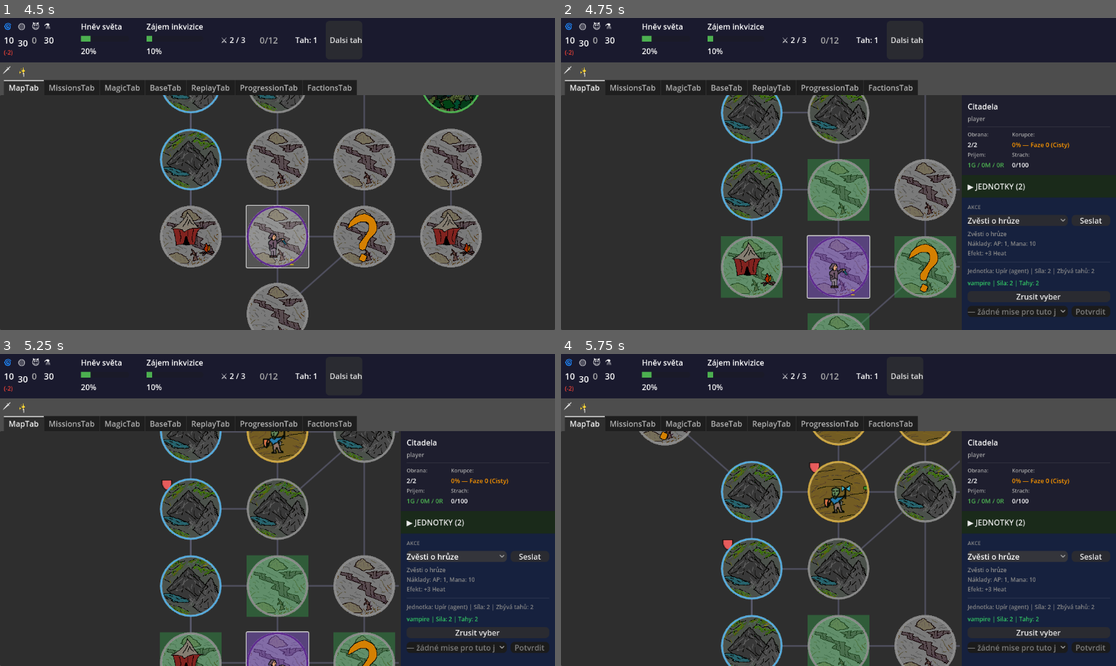
Above: before the commit, frames 1-4 (two rows, left to right).
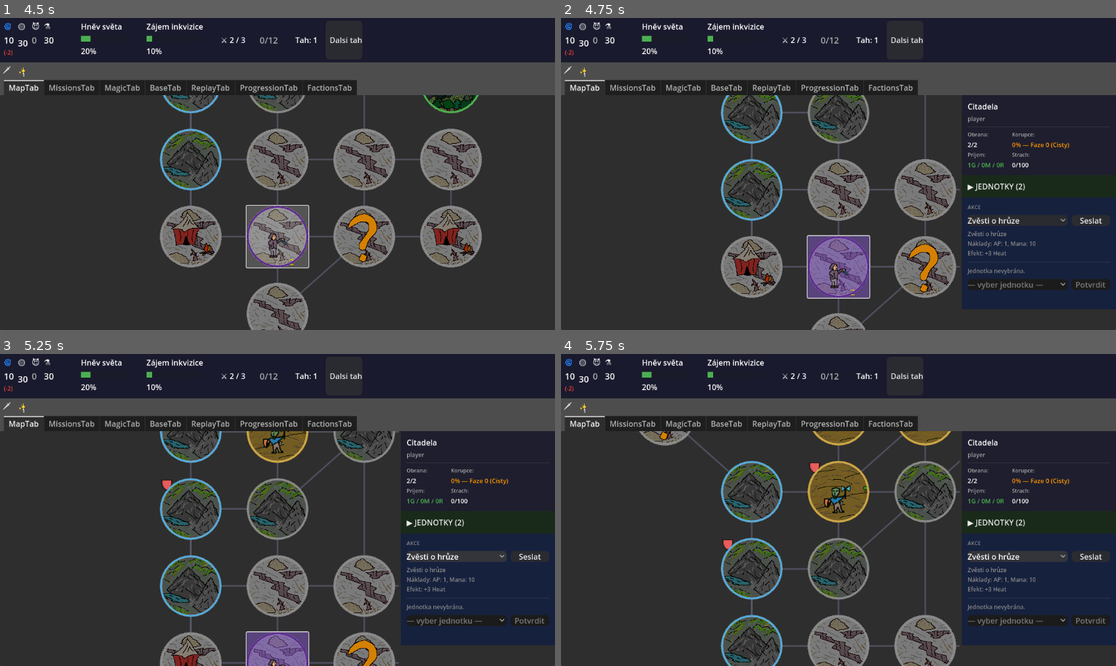
Above: after the commit, the same moments.

Repository: HannibalCZ/dark-lord
Game: Godot game, scene res://scenes/Main.tscn
Two runs of this game, one before a commit and one after it. Both use one fixed random seed, a clock stepped at 60 frames per second and the inputs below.
Inputs (mouse positions are in pixels of both pictures, inside the frame that each line leads up to):
- Up to frame 1 (4.5 s): click "Dalsi tah" at 0.5 s; click "🗡" at 1.25 s; click "✨" at 2 s; click (188, 58) at 2.77 s; click "Rozumim" at 3.5 s; tap Enter at 4.25 s; move the mouse to (249, 236) at 4.27 s; hold W from 4.28 s (still down); click (249, 236) at 4.42 s
- Up to frame 2 (4.75 s): keep holding W
- Up to frame 3 (5.25 s): keep holding W; move the mouse to (444, 556) at 5.02 s
- Up to frame 4 (5.75 s): keep holding W

Frame 1 is identical in both runs. In frame 2, 6.6% of the frame differs, in the area x 28-100%, y 45-100%; in frame 3, 4.7%; in frame 4, 2.9%.

Commit message:
feat(v0.06): MapTab — oddělení region/unit selection, _on_unit_sprite_clicked
Co-Authored-By: Claude Sonnet 4.6 <noreply@anthropic.com>

Diff:
--- a/scripts/ui/MapTab.gd
+++ b/scripts/ui/MapTab.gd
@@ -45,6 +45,7 @@
 var _movement_in_progress: bool = false
 var _alert_highlighted_ids: Array[int] = []
 var _hovered_region_id: int = -1
+var _selection_mode: String = "region"  # "region" | "unit"
 var tile_scene: PackedScene = preload("res://scenes/ui/RegionTile.tscn")
 
 const SCROLL_SPEED    := 250.0
@@ -503,6 +504,7 @@
 		t.connect("tile_selected", Callable(self, "_on_tile_selected"))
 		t.tile_hovered.connect(_on_tile_hovered)
 		t.tile_unhovered.connect(_on_tile_unhovered)
+		t.unit_sprite_clicked.connect(_on_unit_sprite_clicked)
 		_tile_by_id[i] = t
 
 	_compute_map_bounds()
@@ -522,33 +524,23 @@
 
 	_clear_all_movement_highlights()
 
-	var player_units: Array = _get_player_units_in_region(region_idx)
-
-	# Cyklování — klik na stejný region kde je vybraná jednotka a je jich víc
-	if region_idx == selected_region_idx \
-			and _selected_unit_id != -1 \
-			and player_units.size() > 1:
-		var current_idx: int = -1
-		for i in player_units.size():
-			if player_units[i].id == _selected_unit_id:
-				current_idx = i
-				break
-		var next_idx: int = (current_idx + 1) % player_units.size()
-		selected_region_idx = region_idx
-		_refresh_selected_panel()
-		_select_unit(player_units[next_idx].id)
-		_refresh_tile_selection()
-		return
-
-	# Nový region — auto-vyber první jednotku
 	selected_region_idx = region_idx
 	_refresh_selected_panel()
 	_refresh_tile_selection()
-
-	if player_units.size() > 0:
-		_select_unit(player_units[0].id)
-	else:
-		_select_unit(-1)
+	_select_unit(-1)
+	_selection_mode = "region"
+
+func _on_unit_sprite_clicked(region_id: int) -> void:
+	_selection_mode = "unit"
+	var player_units: Array = _get_player_units_in_region(region_id)
+	if player_units.is_empty():
+		return
+	if selected_region_idx == region_id and _selected_unit_id != -1:
+		return
+	selected_region_idx = region_id
+	_refresh_selected_panel()
+	_refresh_tile_selection()
+	_select_unit(player_units[0].id)
 
 func _on_tile_hovered(region_id: int) -> void:
 	if _hovered_region_id == region_id:
